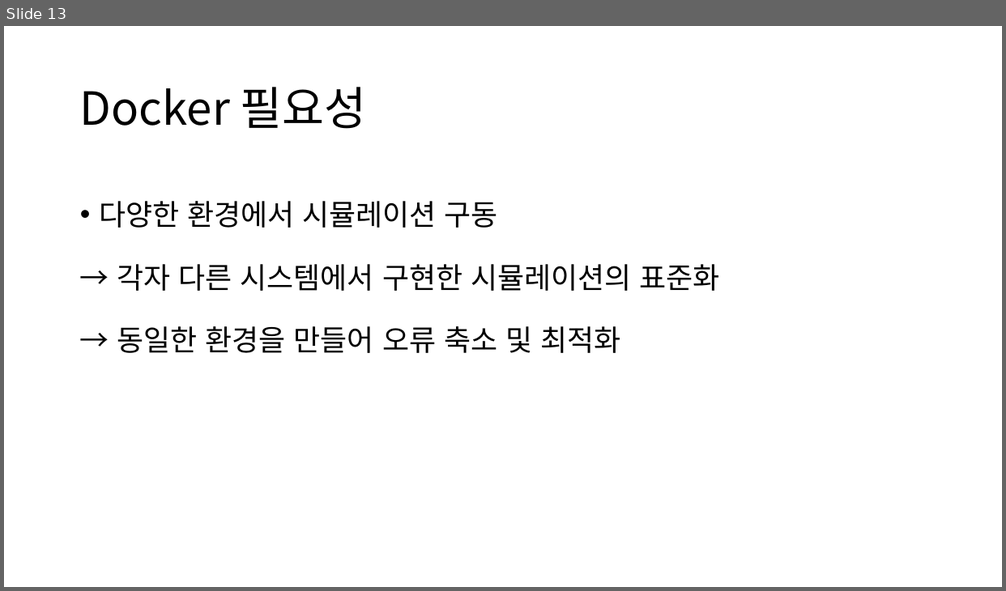
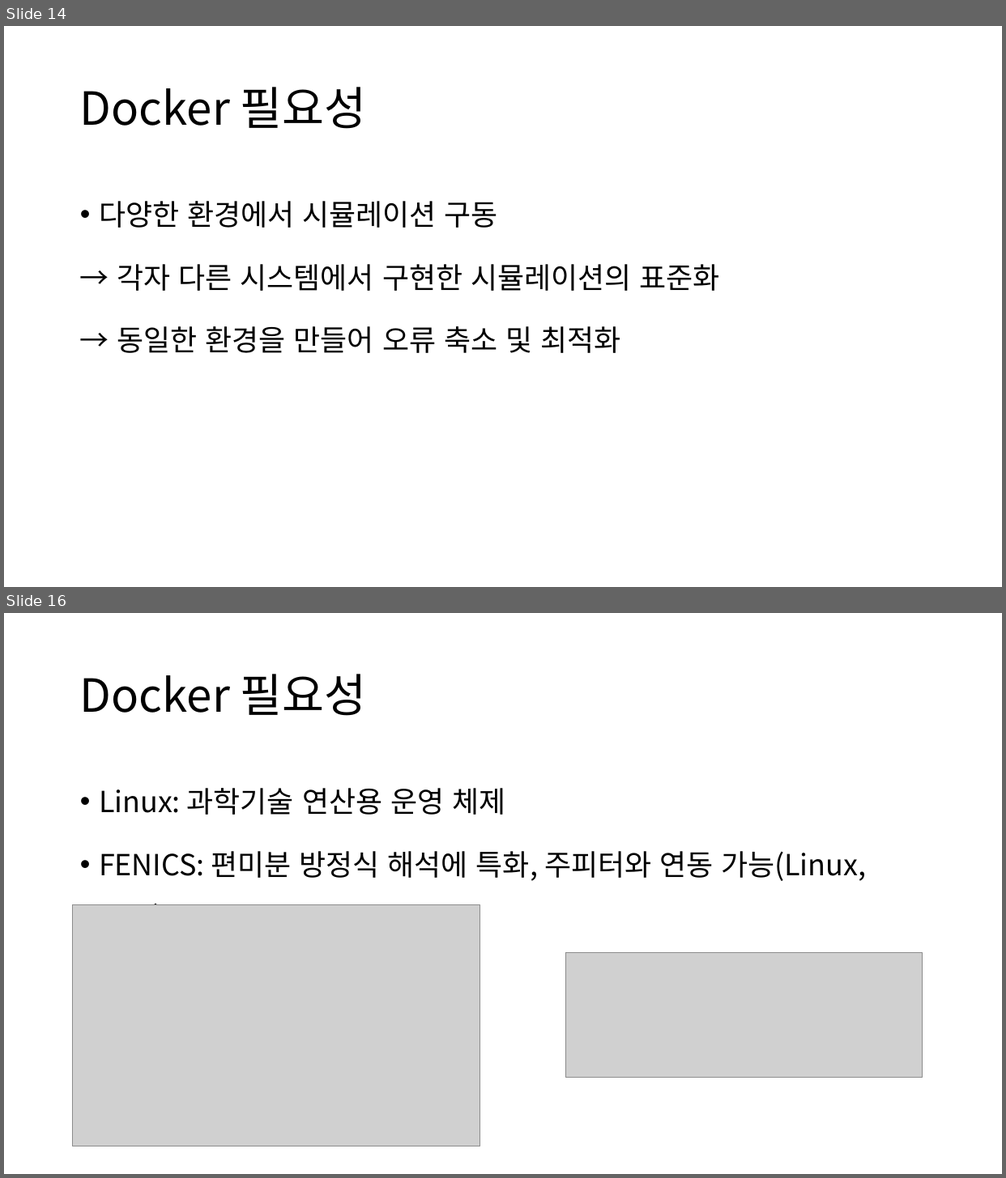
Before and after one commit to RoiDaeyoon/GDS, a slide deck: Git Docker Services.pptx. Shown one above the other, each under a label of ours: slide 13 before the commit, slides 14 and 16 after it; the slides between them are not shown. The pictures are 1006x591 and 1006x1178 pixels, drawn with LibreOffice and Linux fonts; fonts in the diff are those of the drawing; grey boxes stand for pictures. Boxes give left, top, right and bottom in pixels: in the first picture for what was removed or moved away, otherwise in the second. Text is boxed around its words. In the diff, an @@ line names an element or a change of style, - is before the commit and + after.

```diff
--- a/Git Docker Services.pptx
+++ b/Git Docker Services.pptx
@@ slide 16 added at [4,613,1002,1174], background #FFFFFF @@
@@ title added at [80,674,367,716], 44 pt, text #000000 @@
+Docker 필요성
@@ text added at [99,788,866,905], 28 pt, text #000000 @@
+• Linux: 과학기술 연산용 운영 체제
+• FENICS: 편미분 방정식 해석에 특화, 주피터와 연동 가능(Linux, Mac)
@@ picture added at [73,905,480,1147] @@
@@ picture added at [565,953,922,1077] @@
@@ what was slide 13 is now slide 14 @@
```
Also in this commit, not shown: 2 slides changed, 9 other slides added, 1 slide removed, 2 other files.
